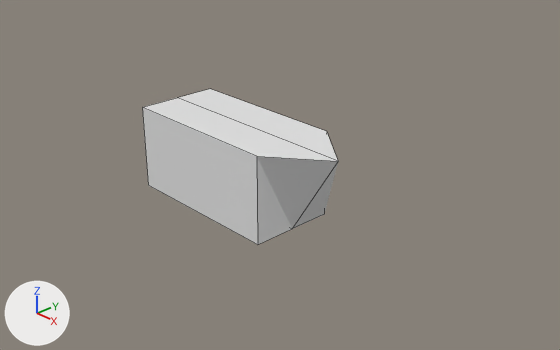
One commit to the Blender file ship.blend: the scene before it, then after it.
Rendered twice from a camera (50 mm lens) standing at (13.6, -10.36, 7.04) and looking at (1.51, 1.02, -0.52). Lighting does not change. The marker at lower left points along +X, +Y and +Z. Mesh edges are drawn as thin lines.
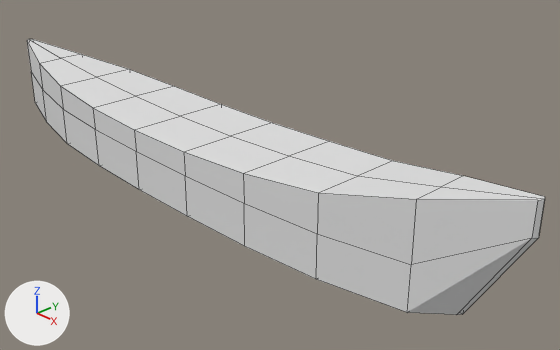
Commit message: Update hull ship.blend

Scene script edits in JSON lines:
```json
{"block": "me_cube", "where": "# used by ob_cube; location = (0.0, 0.0, 0.0)"}
{"op": "remove", "block": "me_cube", "code": "me_cube.from_pydata(...)  # 12 vertices, 10 faces; spans x -1.0..4.25, y -1.0..1.0, z -1.0..1.0"}
{"op": "add", "block": "me_cube", "code": "me_cube.from_pydata(...)  # 52 vertices, 40 faces; spans x -1.0..1.0, y 0.0..1.3, z -1.0..1.72"}
{"block": "me_cube", "change": "me_cube part 1"}
{"block": "me_cube", "change": "10 vertices are removed from x -1.0..4.25, y -1.0..1.0, z -1.0..1.0"}
{"block": "me_cube", "change": "10 faces are deleted"}
{"block": "me_cube", "change": "41 vertices are added at x -0.99..1.0, y 0.0..1.3, z -1.0..1.72"}
{"block": "me_cube", "change": "9 new vertices lie (0.0, 0.0, 1.0) away from vertices in x -1.0..0.78, y 0.0..1.3, z -1.0"}
{"block": "me_cube", "change": "40 new faces join them"}
{"op": "set", "path": "ob_cube.scale", "old": "(1.0, 1.0, 1.0)", "new": "(8.55, 1.0, 1.0)"}
{"op": "add", "block": "ob_cube", "code": "_m = ob_cube.modifiers.new('Mirror', 'MIRROR')"}
{"op": "add", "block": "ob_cube", "code": "_m.use_axis = (False, True, False)"}
{"op": "add", "block": "ob_cube", "code": "_m.use_clip = True"}
```

Where the change shows, as pixel boxes (x1, y1, x2, y2) in the pictures (560 x 350 px):
```json
{"object": "Cube", "change": "reshaped, rescaled, modifiers changed", "before": [142, 89, 338, 244], "after": [27, 39, 545, 315], "on screen": "163% wider, 78% taller"}
```
